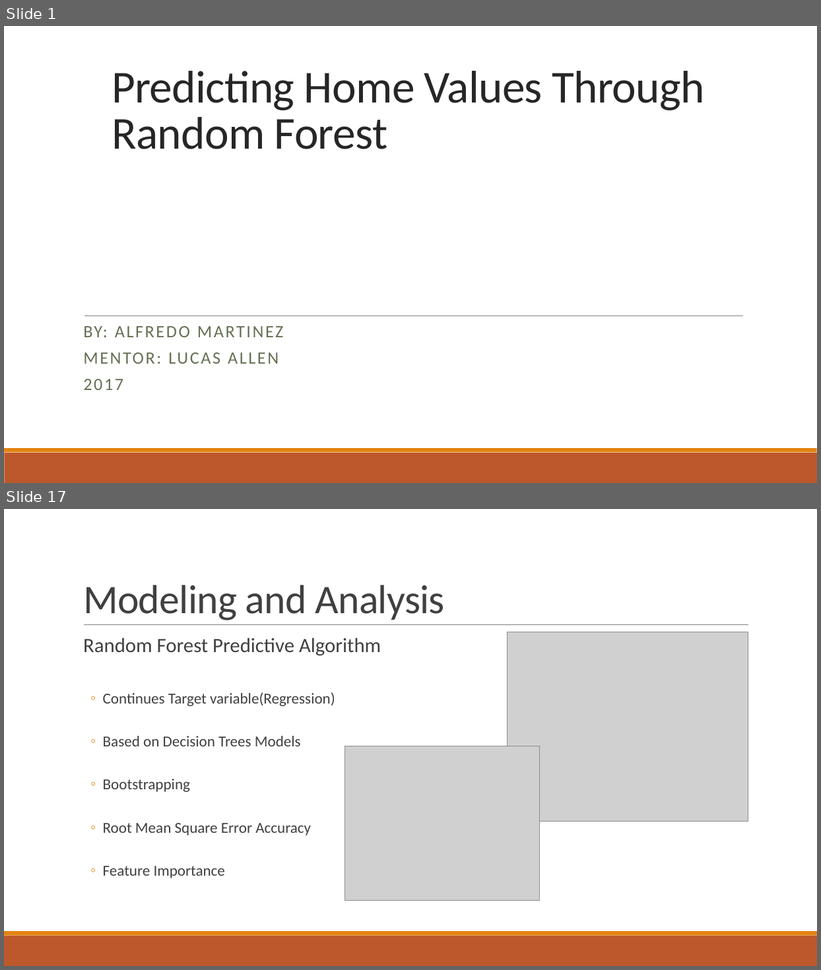
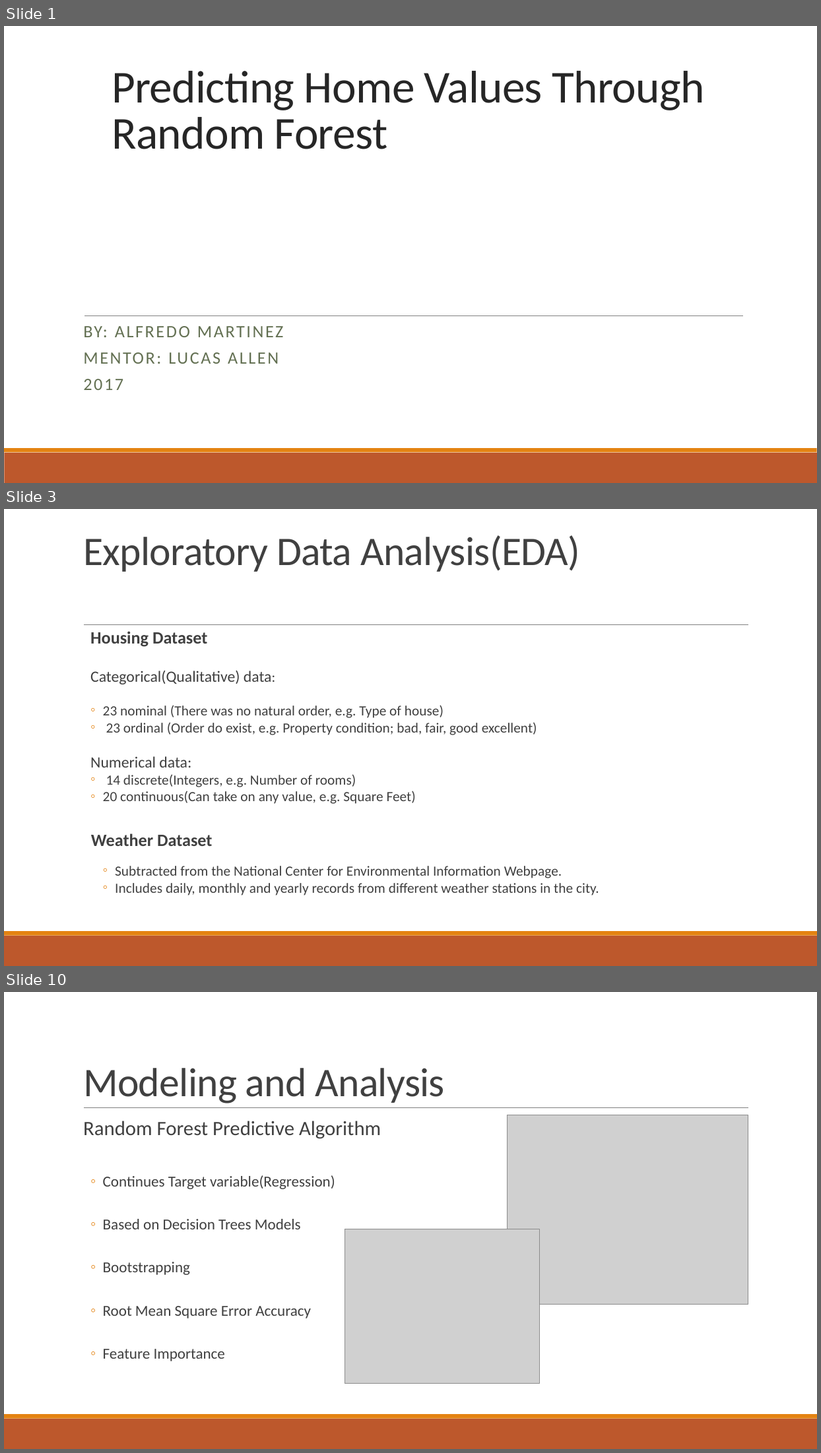
Before and after one commit to AlfredMtz/Springboard, a slide deck: Ames_project/Slide_deck.pptx. Shown one above the other, each under a label of ours: slides 1 and 17 before the commit, slides 1, 3 and 10 after it; the slides between them are not shown. The pictures are 821x970 and 821x1453 pixels, drawn with LibreOffice and Linux fonts; fonts in the diff are those of the drawing; grey boxes stand for pictures. Boxes give left, top, right and bottom in pixels: in the first picture for what was removed or moved away, otherwise in the second. Text is boxed around its words. In the diff, an @@ line names an element or a change of style, - is before the commit and + after.

```diff
--- a/Ames_project/Slide_deck.pptx
+++ b/Ames_project/Slide_deck.pptx
@@ slide 3 added at (4, 509, 817, 966), background #FFFFFF; not listed: 3 template elements that a slide beside it also shows @@
@@ title added at (83, 535, 580, 572), 48 pt, text #404040 @@
+Exploratory Data Analysis(EDA)
@@ text added at (90, 631, 599, 896), 16.6 pt, text #404040 @@
+  Housing Dataset
+  Categorical(Qualitative) data:
+  ◦ 23 nominal (There was no natural order, e.g. Type of house)
+  ◦ 23 ordinal (Order do exist, e.g. Property condition; bad, fair, good excellent)
+  Numerical data:
+  ◦ 14 discrete(Integers, e.g. Number of rooms)
+  ◦ 20 continuous(Can take on any value, e.g. Square Feet)
+  Weather Dataset
+    ◦ Subtracted from the National Center for Environmental Information Webpage.
+    ◦ Includes daily, monthly and yearly records from different weather stations in the city.
@@ what was slide 17 is now slide 10 @@
```
Also in this commit, not shown: 5 slides changed, 6 other slides added, 14 slides removed.
